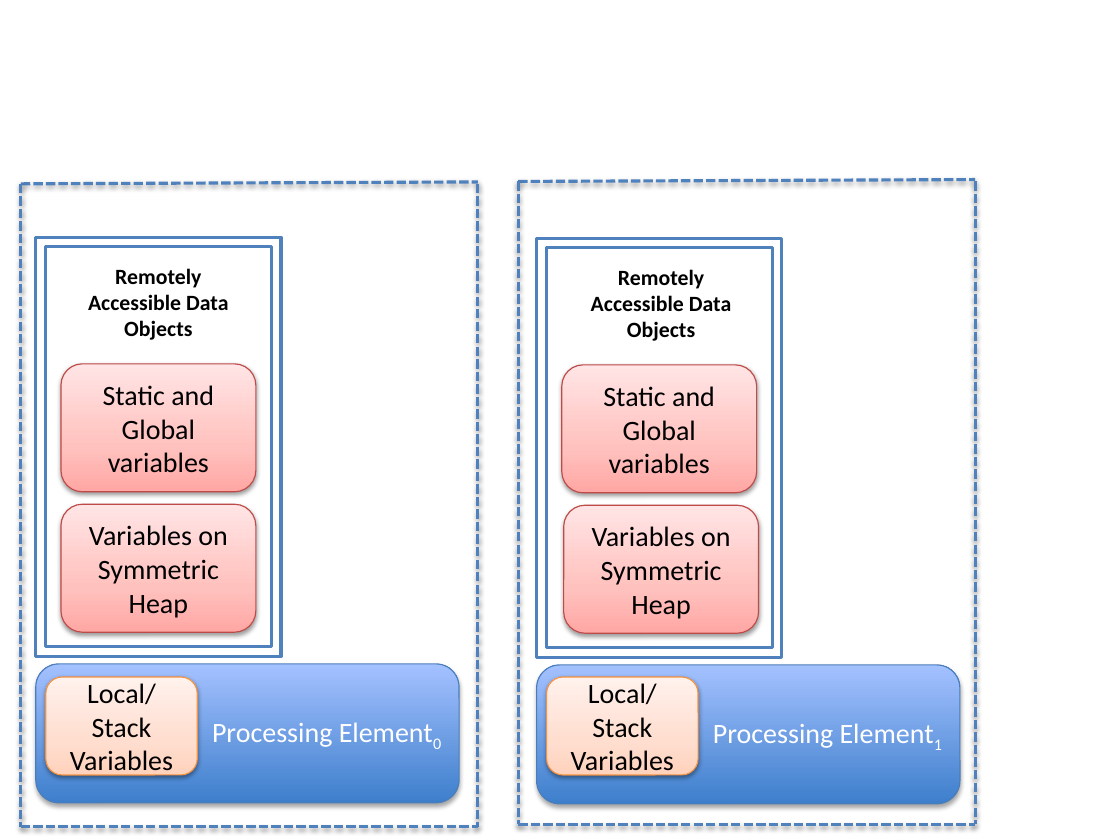
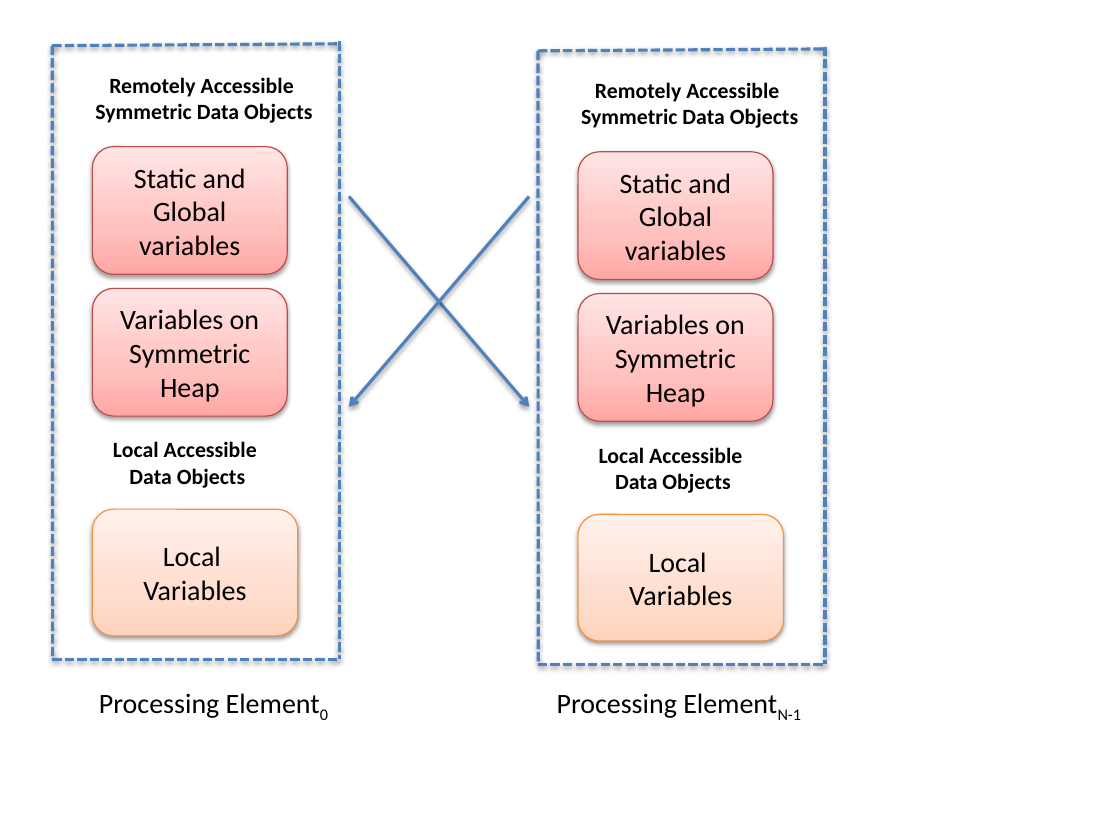
Before and after one commit to openshmem-org/specification, a slide deck: slide 2 of Diagrams_for_Spec1.1.pptx (slide 1 before the commit). Drawn at 1120x840 pixels with LibreOffice and Linux fonts; fonts in the diff are those of the drawing. Boxes give left, top, right and bottom in pixels: in the first picture for what was removed or moved away, otherwise in the second. Text is boxed around its words. In the diff, an @@ line names an element or a change of style, - is before the commit and + after.

```diff
--- a/Diagrams_for_Spec1.1.pptx
+++ b/Diagrams_for_Spec1.1.pptx
@@ line moved from (21, 184) - (21, 827) to (53, 46) - (53, 660) @@
@@ line moved from (21, 184) - (478, 181) to (53, 46) - (339, 44) @@
@@ line moved from (478, 184) - (478, 827) to (339, 41) - (339, 660) @@
@@ line moved from (519, 181) - (519, 824) to (538, 50) - (539, 664) @@
@@ line moved from (519, 181) - (976, 179) to (538, 50) - (825, 49) @@
@@ line moved from (976, 181) - (976, 824) to (825, 47) - (825, 664) @@
@@ text at [95, 77, 312, 123]: text changed @@
-Remotely Accessible Data Objects
+Remotely Accessible
+Symmetric Data Objects
@@ text at [581, 82, 798, 128]: text changed @@
-Remotely Accessible Data Objects
+Remotely Accessible
+Symmetric Data Objects
@@ rounded rectangle "Static and Global variables": place and size @@
-rounded rectangle "Static and Global variables" at [60, 364, 255, 492]
+rounded rectangle "Static and Global variables" at [92, 147, 287, 274]
@@ rounded rectangle "Static and Global variables": place and size @@
-rounded rectangle "Static and Global variables" at [562, 365, 757, 493]
+rounded rectangle "Static and Global variables" at [578, 152, 773, 280]
@@ arrow added from (349, 196) to (529, 407), #4F81BD 2 pt @@
@@ arrow added from (529, 196) to (349, 407), #4F81BD 2 pt @@
@@ frame removed at [36, 237, 281, 656] @@
@@ frame removed at [536, 239, 782, 657] @@
@@ rounded rectangle "Variables on Symmetric Heap": place and size @@
-rounded rectangle "Variables on Symmetric Heap" at [60, 504, 255, 632]
+rounded rectangle "Variables on Symmetric Heap" at [92, 289, 287, 417]
@@ rounded rectangle "Variables on Symmetric Heap": place and size @@
-rounded rectangle "Variables on Symmetric Heap" at [563, 505, 758, 633]
+rounded rectangle "Variables on Symmetric Heap" at [578, 293, 773, 421]
@@ text added at [113, 441, 257, 488], 14 pt, text #000000, bold @@
+Local Accessible
+Data Objects
@@ text added at [599, 447, 742, 493], 14 pt, text #000000, bold @@
+Local Accessible
+Data Objects
@@ rounded rectangle "Local": place and size @@
-rounded rectangle "Local" at [46, 676, 197, 774]
+rounded rectangle "Local" at [92, 510, 297, 636]
@@ rounded rectangle "Local": place and size @@
-rounded rectangle "Local" at [547, 676, 698, 774]
+rounded rectangle "Local" at [578, 514, 783, 641]
@@ text in rounded rectangle at [143, 546, 246, 601]: text changed @@
-Local/Stack Variables
+Local
+Variables
@@ text in rounded rectangle at [629, 552, 732, 606]: text changed @@
-Local/Stack Variables
+Local
+Variables
@@ line moved from (21, 827) - (478, 827) to (53, 660) - (339, 660) @@
@@ text "Processing Element0": place and size @@
-text "Processing Element0" at [36, 664, 459, 803]
+text "Processing Element0" at [99, 693, 219, 718]
@@ text "Processing Element0" at [99, 693, 219, 718]: text colour #FFFFFF to #000000; vertical alignment middle to top; fill gradient #3F80CE to #A4C4FF to none; outline #4B7EBC 0.75 pt to none; shadow off @@
@@ line added from (538, 664) to (824, 664), #4F81BD 2 pt dashed @@
@@ text "Processing ElementN-1": place and size @@
-text "Processing ElementN-1" at [536, 665, 960, 804]
+text "Processing ElementN-1" at [557, 693, 802, 720]
@@ text "Processing ElementN-1" at [557, 693, 802, 720]: vertical alignment middle to top; fill gradient #3F80CE to #A4C4FF to none; outline #4B7EBC 0.75 pt to none; shadow off @@
@@ text at [557, 693, 802, 720]: text changed; text colour #FFFFFF to #000000 @@
-Processing Element1
+Processing ElementN-1
@@ line removed from (519, 824) to (976, 824) @@
```
Also in this commit, not shown: 1 slide added.
